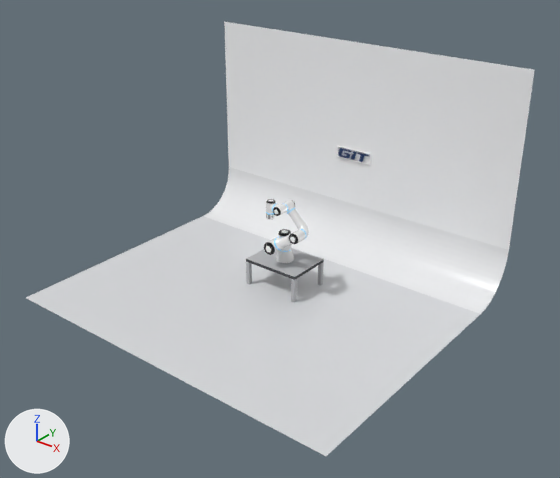
What one commit did to the glTF model cloud/Codes/Cloud/static/models/UR_Robot.glb.
One viewpoint serves both versions: a 50 mm camera at (3.06, -3.89, 2.56) aimed at (0.17, -0.27, 0.31). Every picture has the same lights, and +X, +Y and +Z are marked at lower left. The older version comes first. Where no turn or scale is listed for an object, it has been applied to the vertices.

Names of what the first picture shows: 'Desk', 'SceneRoom', 'Shoulder' and 7 more.
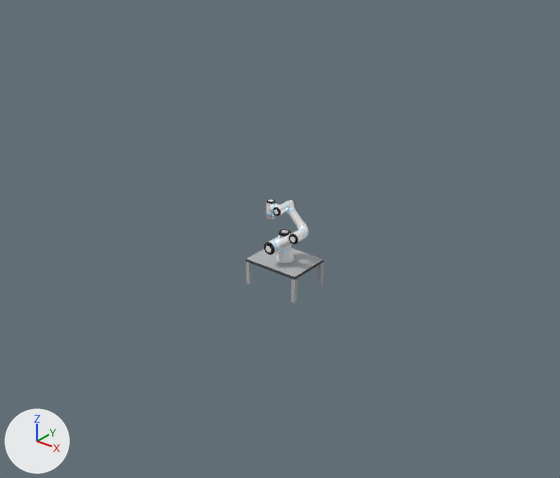
Location of each change, (x1, y1, x2, y2) in pixels of the pictures (560 x 478 px):
'SceneRoom', deleted
    before: (26, 22, 535, 456)
    faces in mat_scenefloor (light grey #d9dbdd): (26, 216, 480, 456)
    faces in mat_scenewall (white #f6f7f9): (224, 22, 535, 250)
    faces in mat_scenecove (white #eaebec): (204, 167, 509, 314)
    faces in mat_scenelogoface (picture img_git_logo_png): (338, 148, 369, 162)

The change, as a diff of the scene's bpy script:
```diff
--- a/cloud/Codes/Cloud/static/models/UR_Robot.glb.py
+++ b/cloud/Codes/Cloud/static/models/UR_Robot.glb.py
@@ ob_sceneroom @@
-ob_sceneroom = bpy.data.objects.new('SceneRoom', me_sceneroom)
-ob_sceneroom.location = (0.0, 0.0, 0.0)
```
